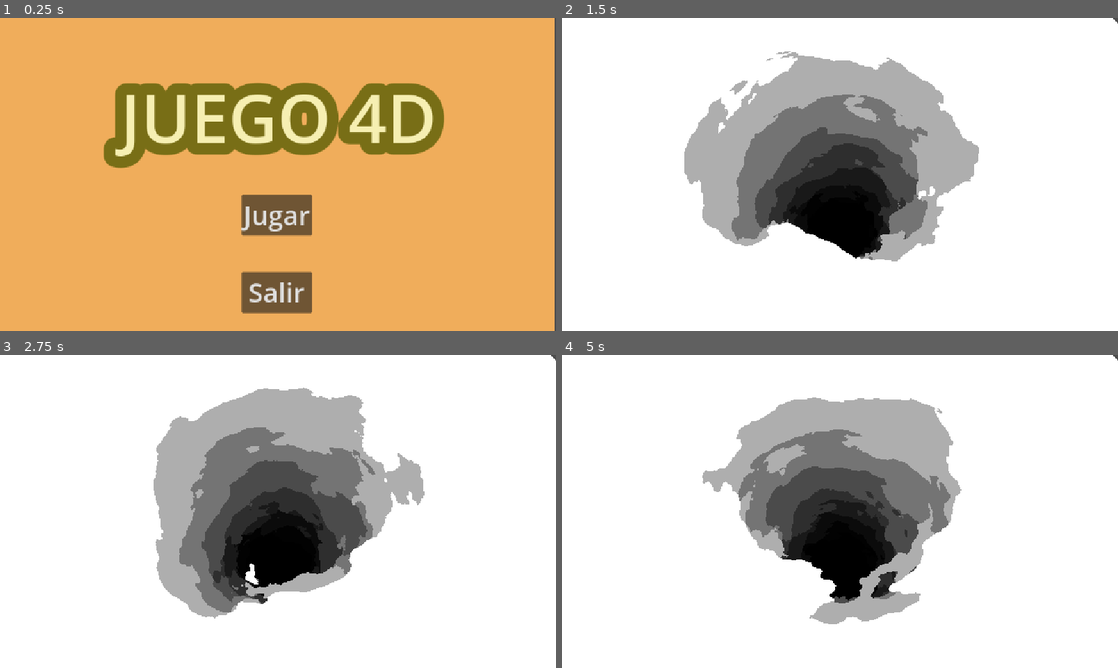
Above: before the commit, frames 1-4 (two rows, left to right).
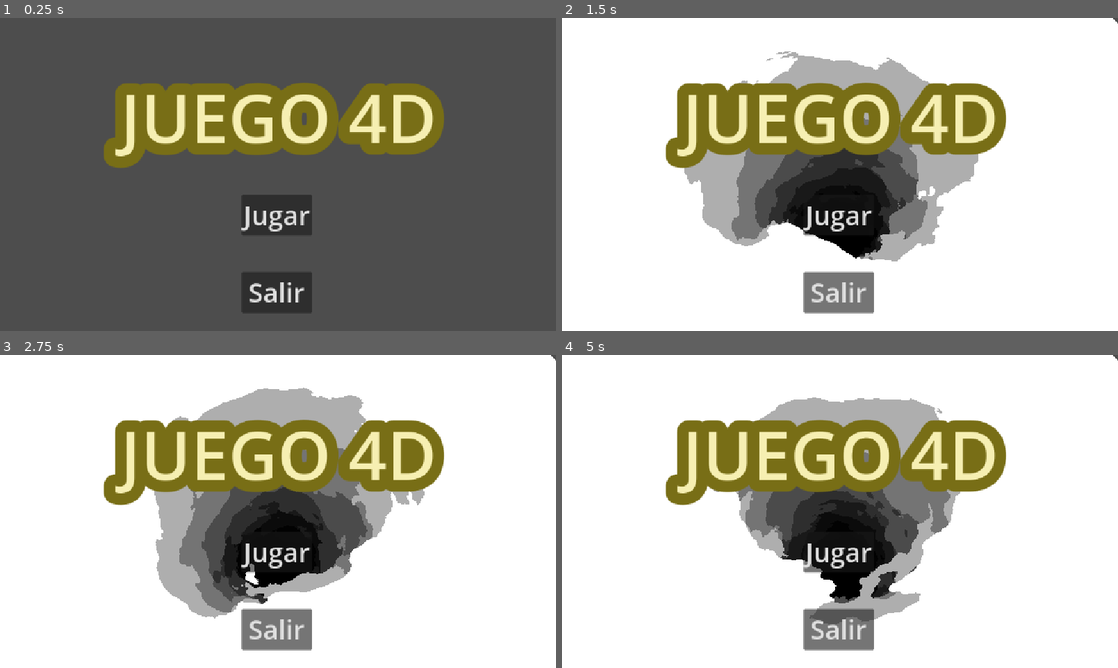
Above: after the commit, the same moments.

Repository: acostacion/ILM-Proyecto-Final
Game: Godot game, scene res://Scenes/main_menu.tscn
The game is run twice, just before and just after one commit, with the same random seed, the same clock (stepped at 60 frames per second) and the same inputs.
Inputs (mouse positions are in pixels of both pictures, inside the frame that each line leads up to):
- Up to frame 1 (0.25 s): no input
- Up to frame 2 (1.5 s): click "Jugar" at 0.5 s; click (840, 215) at 1.25 s, where only the run after the commit has a clickable "Jugar"
- Up to frame 3 (2.75 s): click (278, 552) at 2 s, where only the run after the commit has a clickable "Jugar"
- Up to frame 4 (5 s): click (840, 552) at 2.75 s, where only the run after the commit has a clickable "Jugar"

The runs differ from the first frame. In frame 1, 87% of the frame differs, in the area x 0-100%, y 0-100%; in frame 2, 15%; in frame 3, 15%; in frame 4, 15%.

Commit message:
maria mercedes

Diff:
--- a/skylanders/Scenes/main_menu.tscn
+++ b/skylanders/Scenes/main_menu.tscn
@@ -47,6 +47,7 @@
 text = "Salir"
 
 [node name="ColorRect" type="ColorRect" parent="."]
+visible = false
 z_index = -1
 layout_mode = 0
 offset_right = 1147.0
--- a/skylanders/Scenes/node_3d.tscn
+++ b/skylanders/Scenes/node_3d.tscn
@@ -1,21 +1,22 @@
-[gd_scene load_steps=9 format=3 uid="uid://docx53knmsnb7"]
+[gd_scene load_steps=10 format=3 uid="uid://docx53knmsnb7"]
 
 [ext_resource type="Shader" uid="uid://bka10msfaalh3" path="res://Shaders/hole.gdshader" id="1_7q7q3"]
+[ext_resource type="PackedScene" uid="uid://c14ldgr78r8nv" path="res://Scenes/main_menu.tscn" id="2_bi5fs"]
 
 [sub_resource type="StandardMaterial3D" id="StandardMaterial3D_bi5fs"]
 
 [sub_resource type="PlaneMesh" id="PlaneMesh_okq71"]
 material = SubResource("StandardMaterial3D_bi5fs")
 
-[sub_resource type="FastNoiseLite" id="FastNoiseLite_7q7q3"]
+[sub_resource type="FastNoiseLite" id="FastNoiseLite_okq71"]
 
 [sub_resource type="NoiseTexture2D" id="NoiseTexture2D_t3l2h"]
 generate_mipmaps = false
 seamless = true
 normalize = false
-noise = SubResource("FastNoiseLite_7q7q3")
+noise = SubResource("FastNoiseLite_okq71")
 
-[sub_resource type="ShaderMaterial" id="ShaderMaterial_a8auw"]
+[sub_resource type="ShaderMaterial" id="ShaderMaterial_wosnj"]
 render_priority = 0
 shader = ExtResource("1_7q7q3")
 shader_parameter/noise_texture = SubResource("NoiseTexture2D_t3l2h")
@@ -51,3 +52,5 @@
 
 [node name="DirectionalLight3D" type="DirectionalLight3D" parent="."]
 transform = Transform3D(1, 0, 0, 0, 0.706823, 0.707391, 0, -0.707391, 0.706823, 0, 3.48024, 4.01783)
+
+[node name="MainMenu" parent="." instance=ExtResource("2_bi5fs")]
Not shown: 1 places in skylanders/Scenes/node_3d.tscn that only renumber resources
